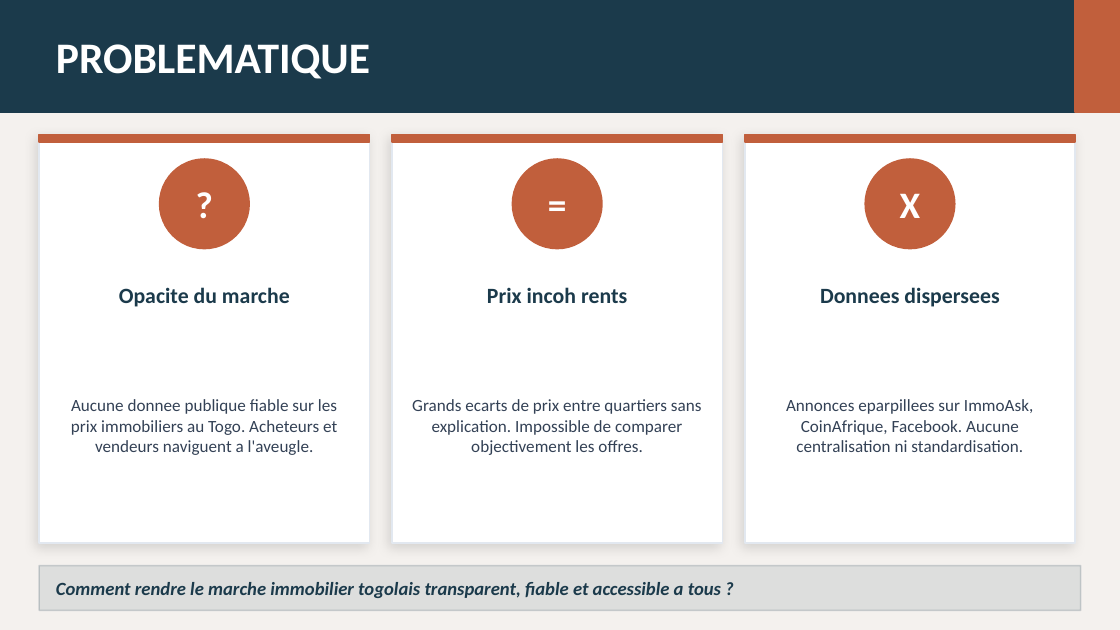
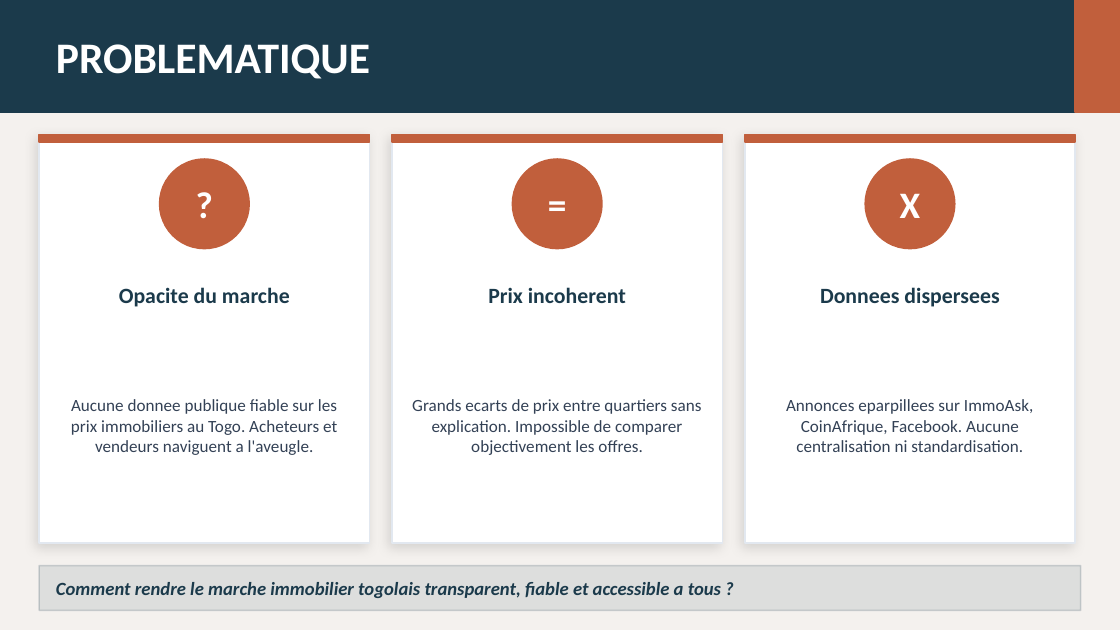
Before and after one commit to yannick-maya/V2_Projet_ID_Immobilier-pipeline, a slide deck: slide 2 of Documents/id_immobilier_presentation.pptx. Drawn at 1120x630 pixels with LibreOffice and Linux fonts; fonts in the diff are those of the drawing. Boxes give left, top, right and bottom in pixels: in the first picture for what was removed or moved away, otherwise in the second. Text is boxed around its words. In the diff, an @@ line names an element or a change of style, - is before the commit and + after.

```diff
--- a/Documents/id_immobilier_presentation.pptx
+++ b/Documents/id_immobilier_presentation.pptx
@@ text at bbox=[488, 287, 626, 303]: text changed @@
-Prix incoh rents
+Prix incoherent
```
Also in this commit, not shown: 7 other slides changed, 3 slides added, 1 slide removed, 16 other files.
